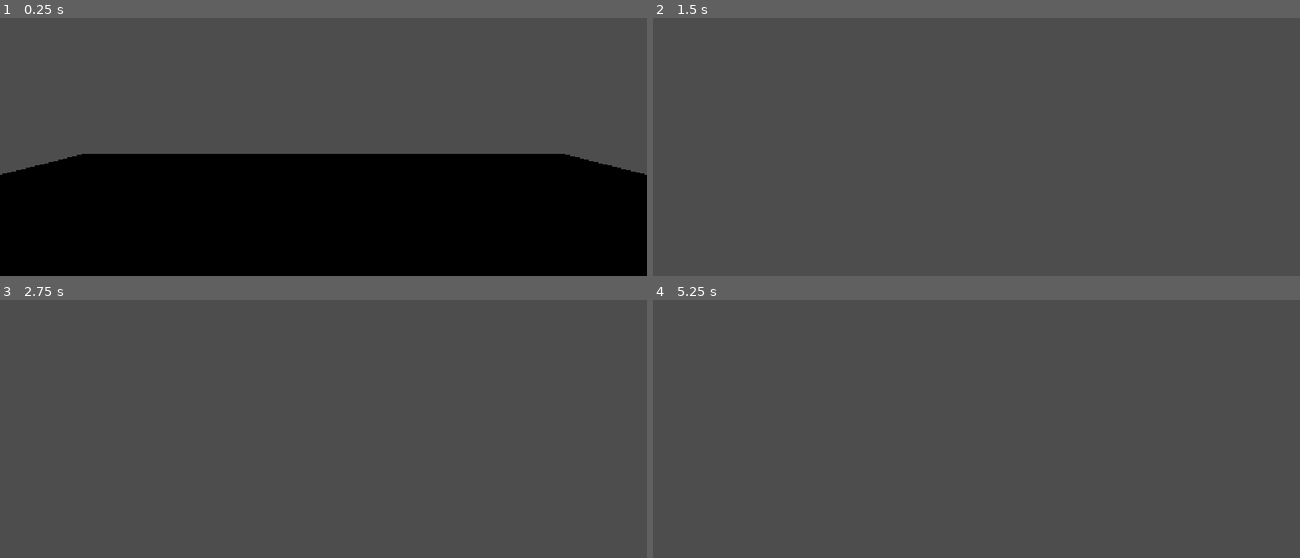
Above: before the commit, frames 1-4 (two rows, left to right).
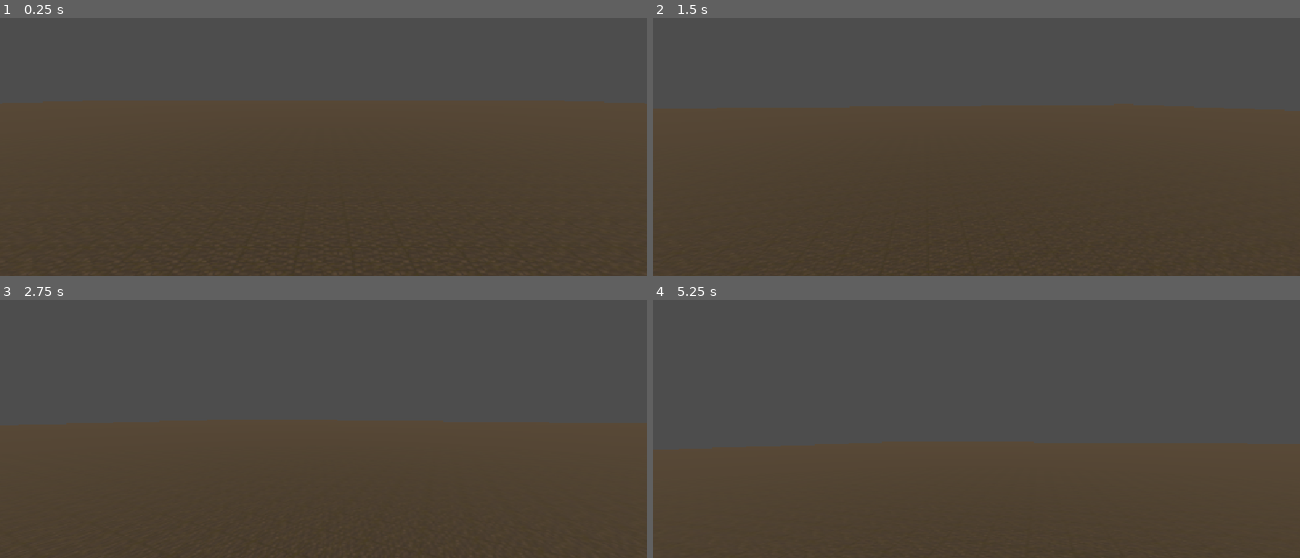
Above: after the commit, the same moments.

Repository: HONKgames/mouse-owl
Game: Godot game, scene res://main.tscn
Two runs of this game, one before a commit and one after it. Both use one fixed random seed, a clock stepped at 60 frames per second and the inputs below.
Inputs (mouse positions are in pixels of both pictures, inside the frame that each line leads up to):
- Up to frame 1 (0.25 s): no input
- Up to frame 2 (1.5 s): tap Enter at 0.5 s; move the mouse to (1008, 92) at 0.52 s; hold W (move_forward) 0.53-1.28 s; click (1008, 92) at 0.6 s; tap Space (jump) at 0.77, 0.8, 1.07, 1.35 s; move the mouse to (847, 113) at 1.27 s; hold S (move_backward) from 1.28 s (still down)
- Up to frame 3 (2.75 s): tap Space (jump) at 1.52, 1.82, 2.3 s; click (194, 395) at 1.55 s; move the mouse to (336, 369) at 2.02 s; release S (move_backward) at 2.03 s; hold W (move_forward) from 2.03 s (still down); click (336, 369) at 2.1 s
- Up to frame 4 (5.25 s): move the mouse to (944, 449) at 2.77 s; tap Shift (sprint) at 2.85 s; tap Space (jump) at 3.02, 3.32, 3.77, 3.8, 4.07, 4.25, 4.35, 4.52, 4.82 s; click (944, 449) at 3.05 s; move the mouse to (1021, 379) at 3.52 s; click (1021, 379) at 3.6 s; move the mouse to (782, 320) at 4.27 s; release W (move_forward) at 4.28 s; hold A (move_left) 4.28-5.03 s; click (782, 320) at 4.55 s; tap Enter at 5 s; move the mouse to (982, 374) at 5.02 s; hold W (move_forward) from 5.03 s (still down); click (982, 374) at 5.1 s

The runs differ from the first frame. In frame 1, 59% of the frame differs, in the area x 0-100%, y 38-100%; in frame 2, 58%; in frame 3, 43%; in frame 4, 34%.

Commit message:
Fixed paneling on floor, added basis of day-night cycle coupled with time.gd, and tuned movement

Diff:
--- /dev/null
+++ b/day_night_cycle.gd
@@ -0,0 +1,22 @@
+extends Node3D
+
+@export var sun: DirectionalLight3D
+@export var moon: DirectionalLight3D
+@export var time_node: Node
+
+# Called when the node enters the scene tree for the first time.
+func _ready() -> void:
+	pass # Replace with function body.
+
+
+func _process(delta: float) -> void:
+	if not time_node:
+		return
+	var time_progress = time_node.get_current_time()
+
+	if sun:
+		sun.rotation_degrees.x = (time_progress * 360.0) + 90.0
+		sun.light_energy = clamp(sin(time_progress * TAU), 0.0, 1.0) * 1.5
+	if moon:
+		moon.rotation_degrees.x = (time_progress * 360.0) + 270.0
+		moon.light_energy = clamp(-sin(time_progress * TAU), 0.0, 1.0) * 0.3
--- a/floor.tscn
+++ b/floor.tscn
@@ -4,13 +4,14 @@
 
 [sub_resource type="StandardMaterial3D" id="StandardMaterial3D_0xm2m"]
 albedo_texture = ExtResource("1_oj3tl")
+uv1_triplanar = true
 
 [sub_resource type="BoxMesh" id="BoxMesh_et6nl"]
 material = SubResource("StandardMaterial3D_0xm2m")
-size = Vector3(20, 0.2, 20)
+size = Vector3(200, 0.2, 200)
 
 [sub_resource type="BoxShape3D" id="BoxShape3D_uetk2"]
-size = Vector3(20, 0.2, 20)
+size = Vector3(200, 0.2, 200)
 
 [node name="Floor" type="StaticBody3D" unique_id=1311978240]
 
--- a/global/Time.gd
+++ b/global/Time.gd
@@ -41,3 +41,6 @@
 
 func stop_sleeping() -> void:
 	target_time_scale = 1.0
+
+func get_time(): #0.0 to 1.0
+	return (hour*3600+minute*60+second)/86400
--- /dev/null
+++ b/main.gd
@@ -0,0 +1,15 @@
+extends Node3D
+
+
+
+
+func game_start():
+	$Player.start($PlayerSpawn.global_position)
+
+# Called when the node enters the scene tree for the first time.
+func _ready() -> void:
+	pass # Replace with function body.
+
+# Called every frame. 'delta' is the elapsed time since the previous frame.
+func _process(delta: float) -> void:
+	pass
--- a/main.tscn
+++ b/main.tscn
@@ -1,10 +1,39 @@
 [gd_scene format=3 uid="uid://bcfe57p0d3ktf"]
 
 [ext_resource type="PackedScene" uid="uid://b0wadkrpsdcw6" path="res://player.tscn" id="1_0xm2m"]
+[ext_resource type="Script" uid="uid://c7q6acdqhnmd0" path="res://main.gd" id="1_h2yge"]
 [ext_resource type="PackedScene" uid="uid://bini5uue7t3ki" path="res://floor.tscn" id="2_h2yge"]
+[ext_resource type="Script" uid="uid://ccexngh4sfxb0" path="res://day_night_cycle.gd" id="4_1bvp3"]
+
+[sub_resource type="PrismMesh" id="PrismMesh_et6nl"]
+
+[sub_resource type="BoxShape3D" id="BoxShape3D_et6nl"]
 
 [node name="main" type="Node3D" unique_id=1661839361]
+script = ExtResource("1_h2yge")
 
 [node name="Player" parent="." unique_id=1106861229 instance=ExtResource("1_0xm2m")]
+transform = Transform3D(1, 0, 0, 0, 1, 0, 0, 0, 1, -2.7271233, 4.2140636, 1.3040218)
 
 [node name="Floor" parent="." unique_id=1311978240 instance=ExtResource("2_h2yge")]
+
+[node name="SpawnPoint" type="Marker3D" parent="Floor" unique_id=1695823843]
+transform = Transform3D(1, 0, 0, 0, 1, 0, 0, 0, 1, 0, 1, 0)
+
+[node name="DayNightCycle" type="Node3D" parent="." unique_id=1595699666]
+script = ExtResource("4_1bvp3")
+
+[node name="moon" type="DirectionalLight3D" parent="DayNightCycle" unique_id=323963446]
+transform = Transform3D(1, 0, 0, 0, 1, 0, 0, 0, 1, 0.9348335, 6.5537577, -4.7683716e-07)
+light_energy = 16.0
+
+[node name="sonion" type="DirectionalLight3D" parent="DayNightCycle" unique_id=1677514503]
+transform = Transform3D(1, 0, 0, 0, -0.034899287, 0.99939084, 0, -0.99939084, -0.034899287, 0, 0, 0)
+
+[node name="House" type="StaticBody3D" parent="." unique_id=2116433258]
+
+[node name="MeshInstance3D" type="MeshInstance3D" parent="House" unique_id=1628653682]
+mesh = SubResource("PrismMesh_et6nl")
+
+[node name="CollisionShape3D" type="CollisionShape3D" parent="House" unique_id=461189166]
+shape = SubResource("BoxShape3D_et6nl")
--- a/player.gd
+++ b/player.gd
@@ -1,10 +1,10 @@
 extends CharacterBody3D
 
 const GRAVITY = -24.8
-const MAX_SPEED = 20.0
+const MAX_SPEED = 15.0
 const JUMP_SPEED = 10.0
-const ACCEL = 4.5
-const DEACCEL = 16.0
+const ACCEL = 10.0
+const DEACCEL = 100.0
 const MAX_SLOPE_ANGLE = 40.0
 const SPEED_MULTIPLIER = 1.6
 
@@ -12,12 +12,20 @@
 
 @onready var rotation_helper: Node3D = $Rotation_Helper
 @onready var camera: Camera3D = $Rotation_Helper/Camera3D
+@onready var spawn_point: Node3D = $/root/main/Floor/SpawnPoint
+
+func _ready() -> void:
+	Input.set_mouse_mode(Input.MOUSE_MODE_CAPTURED)
+
+	if spawn_point:
+		call_deferred("_teleport_to_spawn")
+
+func _teleport_to_spawn() -> void:
+	global_position = spawn_point.global_position
+	velocity = Vector3.ZERO # Reset any leftover velocity
 
 func setSENSITIVITY(sens):
 	MOUSE_SENSITIVITY = sens
-
-func _ready() -> void:
-	Input.set_mouse_mode(Input.MOUSE_MODE_CAPTURED)
 
 func _physics_process(delta: float) -> void:
 	process_input(delta)
@@ -37,10 +45,13 @@
 	var input_movement_vector = Vector3.ZERO
 
 	# Add gravity
-	if not is_on_floor():
+	if is_on_floor():
+		if Input.is_action_just_pressed("jump"):
+			velocity.y = JUMP_SPEED
+		else:
+			velocity.y = -0.5
+	else:
 		velocity.y += GRAVITY * delta
-	elif Input.is_action_just_pressed("jump"):
-		velocity.y = JUMP_SPEED
 
 	if Input.is_action_pressed("move_forward"):
 		input_movement_vector.y += 1
@@ -67,10 +78,9 @@
 	var hvel = velocity
 	hvel.y = 0
 	var target = dir * current_speed
-	var accel = ACCEL if dir.dot(hvel) > 0 else DEACCEL
-	hvel = hvel.lerp(target, accel * delta)
-	velocity.x = hvel.x
-	velocity.z = hvel.z
+	var acceleration = ACCEL if dir != Vector3.ZERO else DEACCEL
+	velocity.x = move_toward(hvel.x, target.x, acceleration * delta)
+	velocity.z = move_toward(hvel.z, target.z, acceleration * delta)
 
 	move_and_slide()
 
Not shown, added: assets/art/time indicator.png.import
Not shown, added: day_night_cycle.gd.uid
Not shown, added: main.gd.uid
